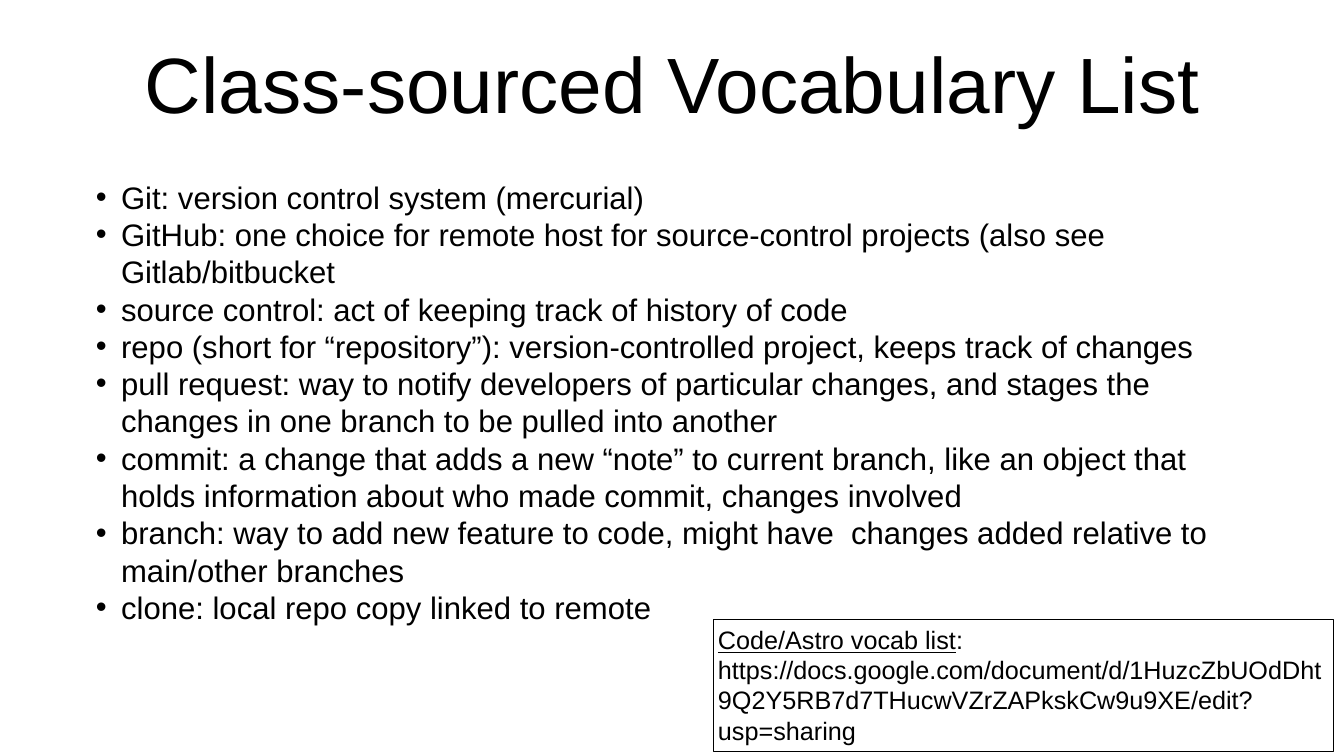
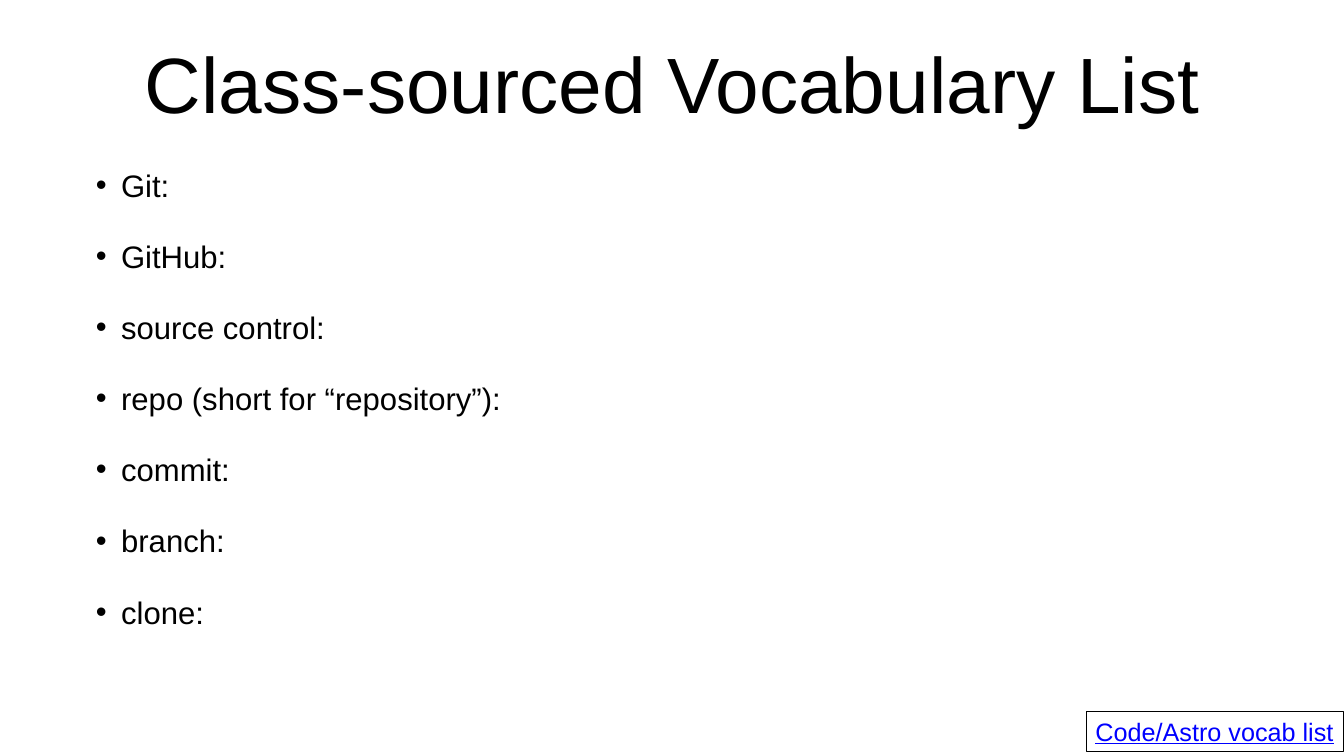
Before and after one commit to semaphoreP/codeastro, a slide deck: slide 14 of Day1/gitflow.pptx (slide 13 before the commit). Drawn at 1344x756 pixels with LibreOffice and Linux fonts; fonts in the diff are those of the drawing. Boxes give left, top, right and bottom in pixels: in the first picture for what was removed or moved away, otherwise in the second. Text is boxed around its words. In the diff, an @@ line names an element or a change of style, - is before the commit and + after.

```diff
--- a/Day1/gitflow.pptx
+++ b/Day1/gitflow.pptx
@@ text at <box>121,174,501,625</box>: text changed @@
-• Git: version control system (mercurial)
-• GitHub: one choice for remote host for source-control projects (also see Gitlab/bitbucket
-• source control: act of keeping track of history of code
-• repo (short for “repository”): version-controlled project, keeps track of changes
-• pull request: way to notify developers of particular changes, and stages the changes in one branch to be pulled into another
-• commit: a change that adds a new “note” to current branch, like an object that holds information about who made commit, changes involved
-• branch: way to add new feature to code, might have changes added relative to main/other branches
-• clone: local repo copy linked to remote
+• Git:
+• GitHub:
+• source control:
+• repo (short for “repository”):
+• commit:
+• branch:
+• clone:
@@ rectangle "Code/Astro vocab list": place and size @@
-rectangle "Code/Astro vocab list" at <box>713,619,1333,752</box>
+rectangle "Code/Astro vocab list" at <box>1086,711,1343,751</box>
@@ text in rectangle at <box>1095,722,1334,744</box>: text changed; text colour #000000 to #0000FF @@
-Code/Astro vocab list: https://docs.google.com/document/d/1HuzcZbUOdDht9Q2Y5RB7d7THucwVZrZAPkskCw9u9XE/edit?usp=sharing
+Code/Astro vocab list
```
Also in this commit, not shown: 5 other slides changed, 1 slide added, 4 slides removed.
